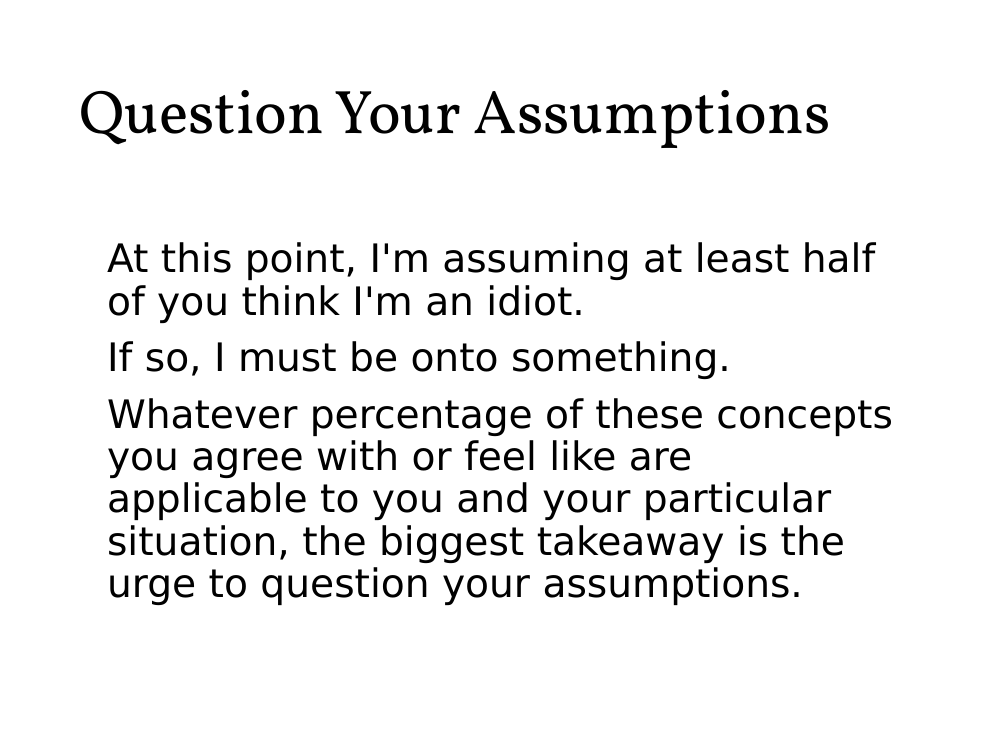
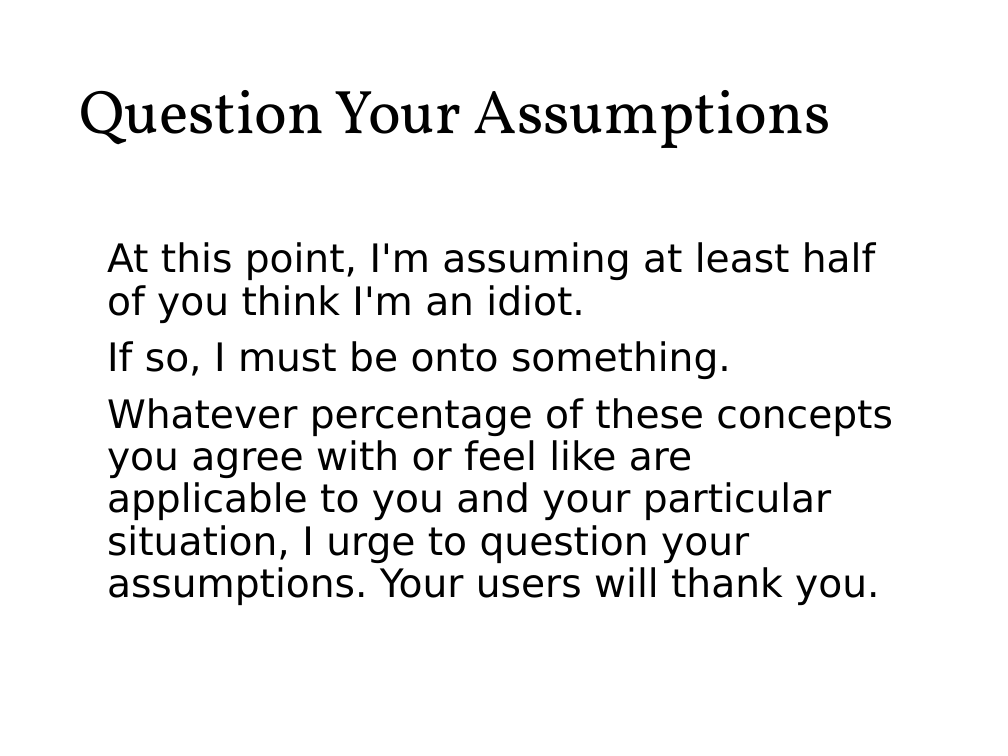
Before and after one commit to roblarsen/rob-larsen-presentations, a slide deck: slide 55 of wild-world-web.pptx (slide 54 before the commit). Drawn at 1008x756 pixels with LibreOffice and Linux fonts; fonts in the diff are those of the drawing; background and template pictures are left out. Boxes give left, top, right and bottom in pixels: in the first picture for what was removed or moved away, otherwise in the second. Text is boxed around its words. In the diff, an @@ line names an element or a change of style, - is before the commit and + after.

```diff
--- a/wild-world-web.pptx
+++ b/wild-world-web.pptx
@@ text at (107, 398, 893, 605): text changed @@
-Whatever percentage of these concepts you agree with or feel like are applicable to you and your particular situation, the biggest takeaway is the urge to question your assumptions.
+Whatever percentage of these concepts you agree with or feel like are applicable to you and your particular situation, I urge to question your assumptions. Your users will thank you.
```
Also in this commit, not shown: 24 other slides changed, 2 slides added, 2 slides removed.
